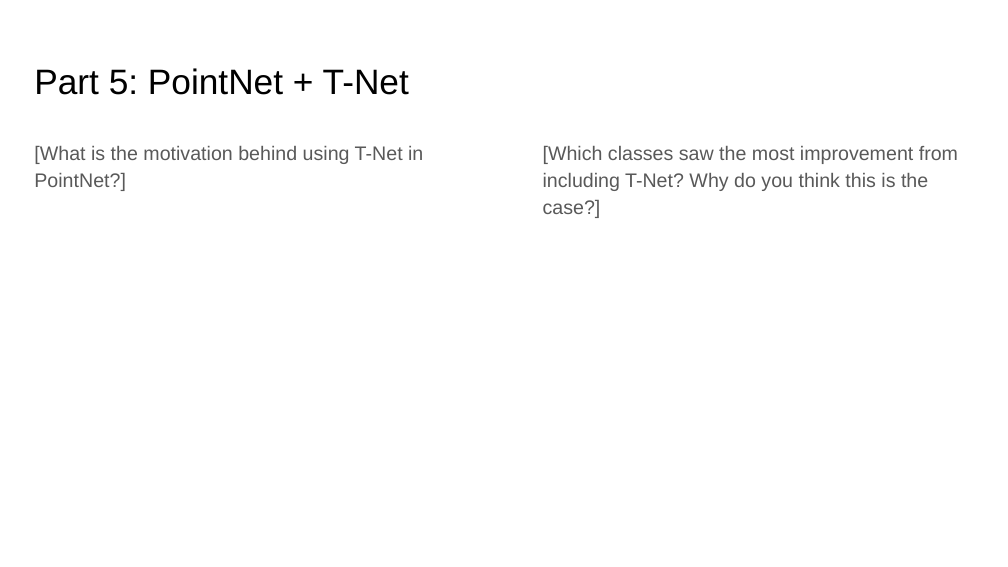
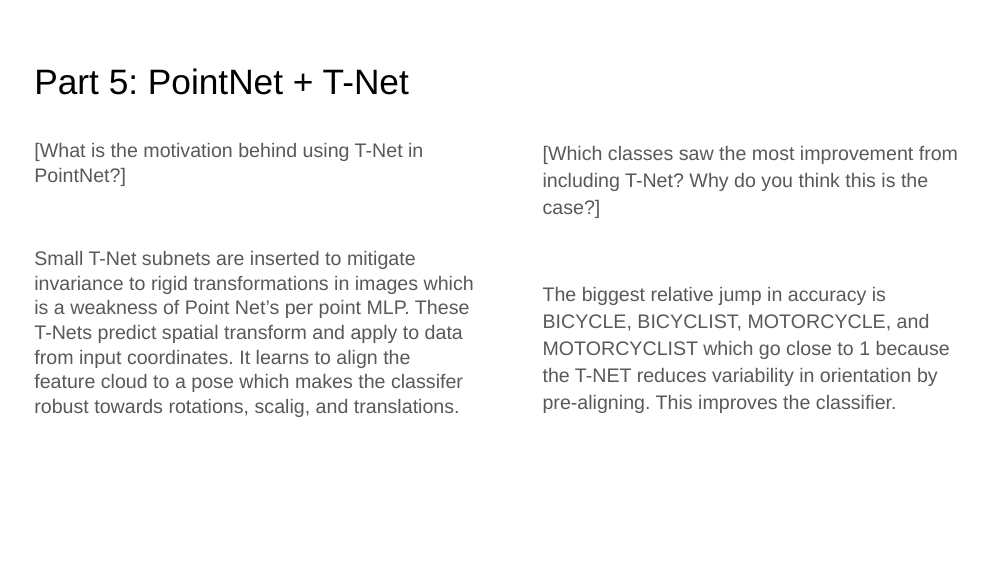
Before and after one commit to anirudh-arunkumar/ComputerVision, a slide deck: slide 9 of project-5-main/docs/proj5_template.pptx. Drawn at 1008x567 pixels with LibreOffice and Linux fonts; fonts in the diff are those of the drawing. Boxes give left, top, right and bottom in pixels: in the first picture for what was removed or moved away, otherwise in the second. Text is boxed around its words. In the diff, an @@ line names an element or a change of style, - is before the commit and + after.

```diff
--- a/project-5-main/docs/proj5_template.pptx
+++ b/project-5-main/docs/proj5_template.pptx
@@ text at box(34, 143, 423, 186): line spacing 1.15 to 1.05 @@
@@ text at box(34, 251, 474, 417): paragraph added @@
+Small T-Net subnets are inserted to mitigate invariance to rigid transformations in images which is a weakness of Point Net’s per point MLP. These T-Nets predict spatial transform and apply to data from input coordinates. It learns to align the feature cloud to a pose which makes the classifer robust towards rotations, scalig, and translations.
@@ text at box(543, 287, 950, 413): paragraph added @@
+The biggest relative jump in accuracy is BICYCLE, BICYCLIST, MOTORCYCLE, and MOTORCYCLIST which go close to 1 because the T-NET reduces variability in orientation by pre-aligning. This improves the classifier.
```
Also in this commit, not shown: 5 other slides changed, 18 other files.
